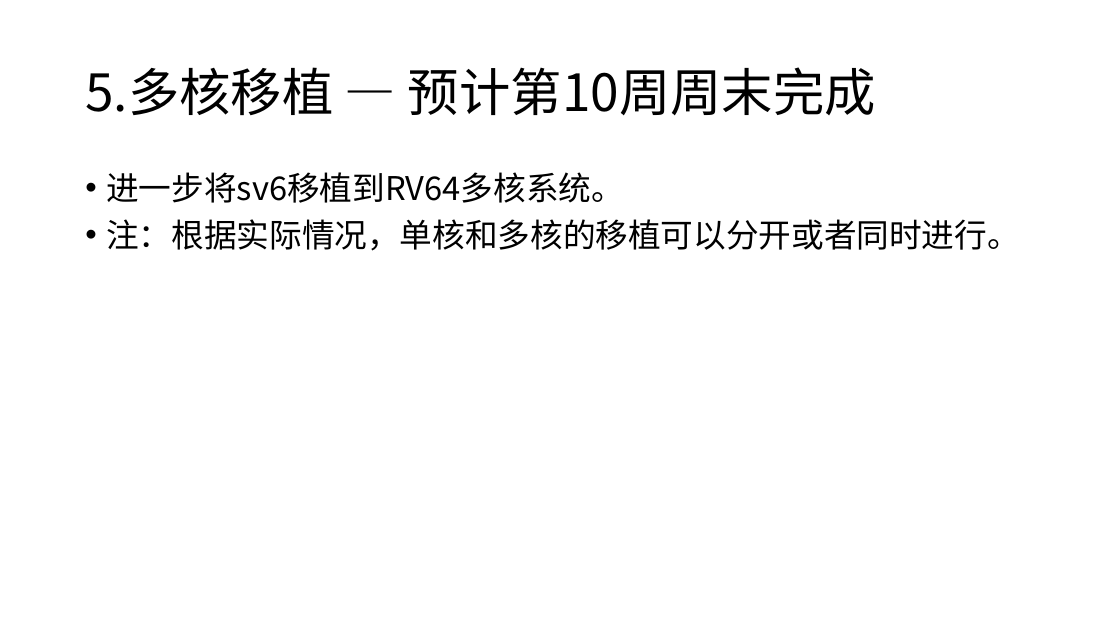
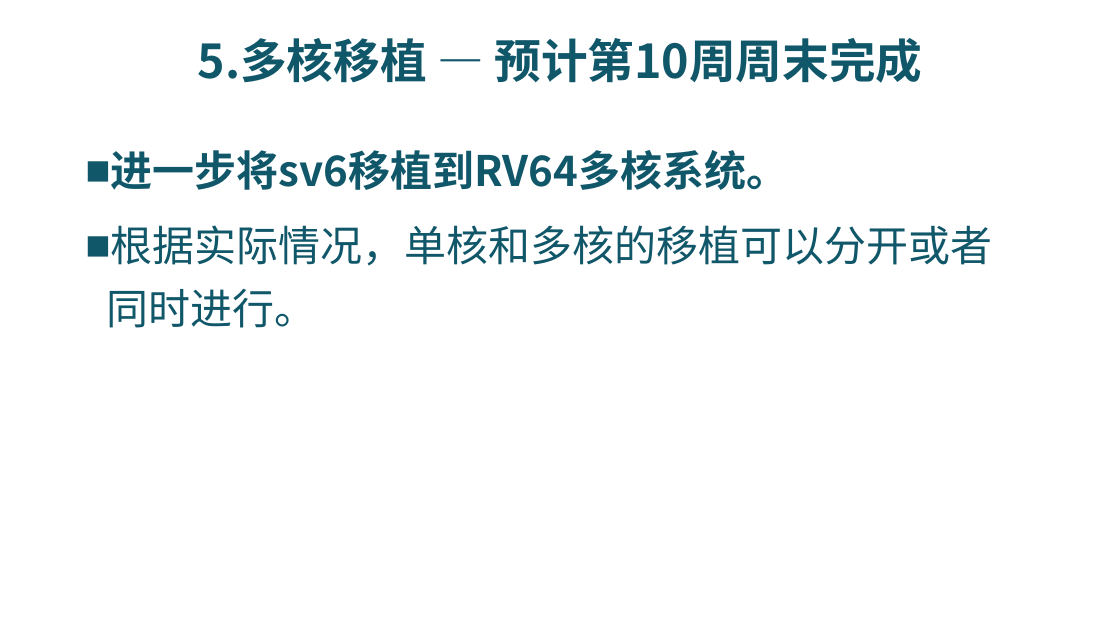
Before and after one commit to riscv-labs/OS2018spring-projects-g06, a slide deck: slide 12 of mid_report.pptx (slide 11 before the commit). Drawn at 1120x630 pixels with LibreOffice and Linux fonts; fonts in the diff are those of the drawing; background and template pictures are left out. Boxes give left, top, right and bottom in pixels: in the first picture for what was removed or moved away, otherwise in the second. Text is boxed around its words. In the diff, an @@ line names an element or a change of style, - is before the commit and + after.

```diff
--- a/mid_report.pptx
+++ b/mid_report.pptx
@@ title "5.多核移植 — 预计第10周周末完成" at [198, 38, 922, 83]: size 44 to 40 pt, text colour #000000 to #11576A, bold on; alignment left to centre @@
@@ text "进一步将sv6移植到RV64多核系统。": place and size @@
-text "进一步将sv6移植到RV64多核系统。" at [106, 172, 1019, 251]
+text "进一步将sv6移植到RV64多核系统。" at [106, 150, 993, 328]
@@ text at [111, 150, 789, 190]: size 28 to 36 pt, text colour #000000 to #11576A, bold on in "进一步将sv6移植到RV64多核系统。"; bullet • to ■; line spacing 0.9 to 1.25 @@
@@ text at [106, 225, 993, 328]: text changed; size 28 to 36 pt; text colour #000000 to #11576A @@
-• 注：根据实际情况，单核和多核的移植可以分开或者同时进行。
+■ 根据实际情况，单核和多核的移植可以分开或者同时进行。
```
Also in this commit, not shown: 19 other slides changed, 1 slide removed, 1 other file.
